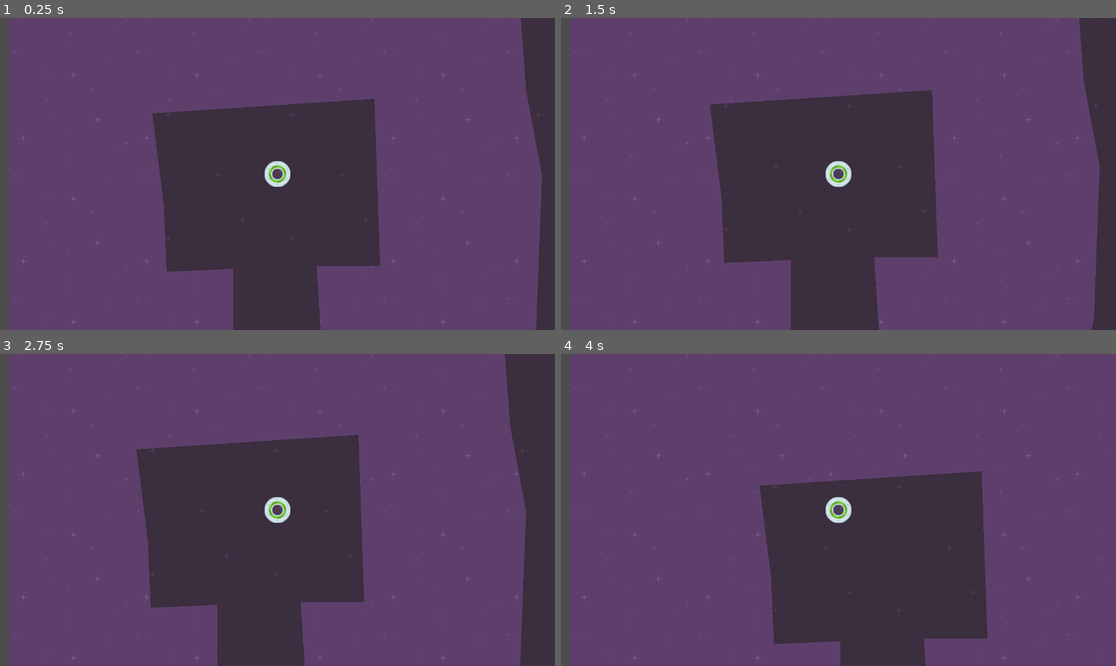
Above: before the commit, frames 1-4 (two rows, left to right).
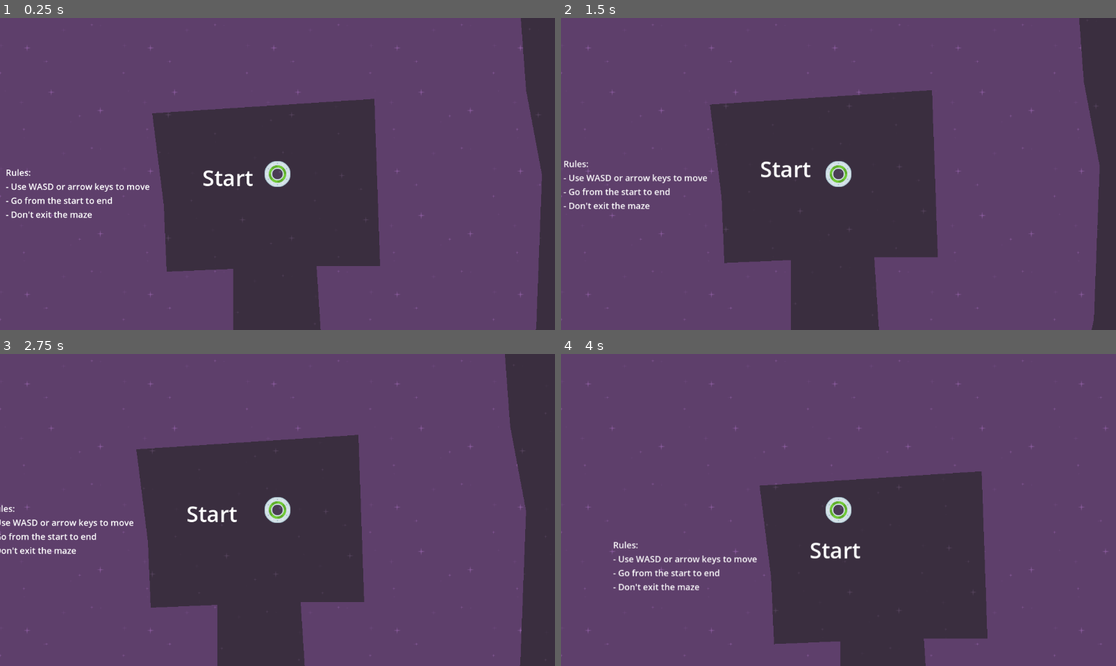
Above: after the commit, the same moments.

Repository: nplayer89/speedySaucer
Game: Godot game, scene res://level_1.tscn
Same seed, same stepped clock (60 frames per second), same inputs: the game is played once before the commit and once after it.
Inputs:
- Up to frame 1 (0.25 s): no input
- Up to frame 2 (1.5 s): tap Enter at 0.5 s; hold Right (move_right) 0.53-1.28 s; hold Down (move_down) from 1.28 s (still down)
- Up to frame 3 (2.75 s): release Down (move_down) at 2.03 s; hold Right (move_right) from 2.03 s (still down)
- Up to frame 4 (4 s): release Right (move_right) at 2.78 s; hold Up (move_up) 2.78-3.53 s; hold Left (move_left) from 3.53 s (still down)

The runs differ from the first frame. In frame 1, 2.7% of the frame differs, in the area x 0-98%, y 0-100%; in frame 2, 2.7%; in frame 3, 2.5%; in frame 4, 2.7%, in the area x 0-99%, y 0-100%.

Commit message:
add game labels

Diff:
--- a/level_1.tscn
+++ b/level_1.tscn
@@ -1,9 +1,18 @@
-[gd_scene load_steps=5 format=3 uid="uid://bfyvd0uvurdls"]
+[gd_scene load_steps=8 format=3 uid="uid://bfyvd0uvurdls"]
 
 [ext_resource type="Texture2D" uid="uid://bo5g3fe0ldnbr" path="res://speedy_saucer_assets/purple.png" id="1_7uiy4"]
 [ext_resource type="Script" path="res://level.gd" id="1_xrewa"]
 [ext_resource type="PackedScene" uid="uid://3xwnorwg4gy4" path="res://player.tscn" id="2_8ekjd"]
 [ext_resource type="PackedScene" uid="uid://cq6gnbb052b1v" path="res://maze.tscn" id="4_0b8jt"]
+
+[sub_resource type="LabelSettings" id="LabelSettings_t7scj"]
+font_size = 45
+
+[sub_resource type="LabelSettings" id="LabelSettings_glf11"]
+font_size = 45
+
+[sub_resource type="LabelSettings" id="LabelSettings_bx0y2"]
+font_size = 18
 
 [node name="Level1" type="Node2D"]
 script = ExtResource("1_xrewa")
@@ -13,10 +22,10 @@
 
 [node name="Background" type="TextureRect" parent="CanvasLayer"]
 z_index = -100
-offset_left = 19.0
-offset_top = -96.0
-offset_right = 1235.0
-offset_bottom = 754.0
+offset_left = -77.0
+offset_top = -153.0
+offset_right = 1378.0
+offset_bottom = 864.0
 texture = ExtResource("1_7uiy4")
 stretch_mode = 1
 
@@ -27,4 +36,34 @@
 z_index = -50
 position = Vector2(575, 351)
 
+[node name="Start Label" type="Label" parent="."]
+z_index = -25
+offset_left = 419.0
+offset_top = 283.0
+offset_right = 525.0
+offset_bottom = 349.0
+text = "Start"
+label_settings = SubResource("LabelSettings_t7scj")
+
+[node name="End Label" type="Label" parent="."]
+z_index = -25
+offset_left = 1854.0
+offset_top = 379.0
+offset_right = 1938.0
+offset_bottom = 446.0
+text = "End"
+label_settings = SubResource("LabelSettings_glf11")
+
+[node name="Rules Label" type="Label" parent="."]
+z_index = -25
+offset_left = 11.0
+offset_top = 291.0
+offset_right = 542.0
+offset_bottom = 483.0
+text = "Rules:
+- Use WASD or arrow keys to move
+- Go from the start to end
+- Don't exit the maze"
+label_settings = SubResource("LabelSettings_bx0y2")
+
 [connection signal="body_exited" from="maze" to="." method="_on_maze_body_exited"]
